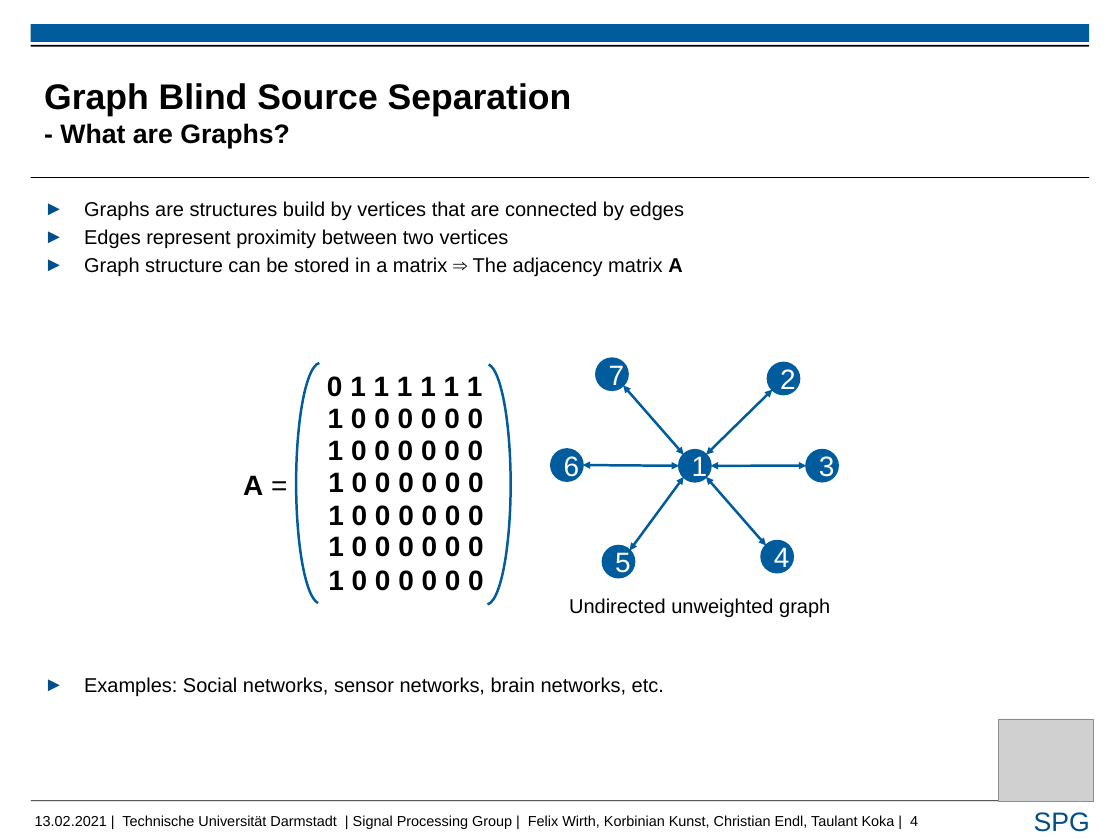
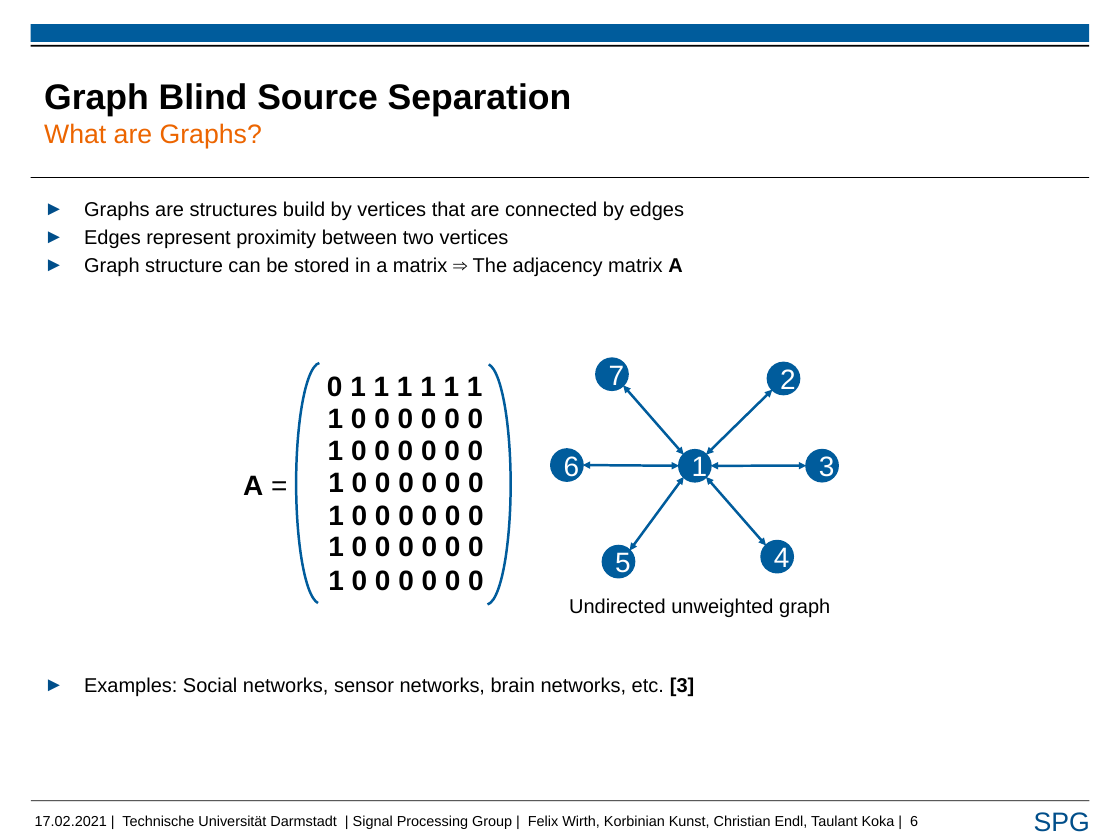
Before and after one commit to FelixUniDa/EEG-Project, a slide deck: slide 6 of Presentation/Taulant_pres_rsp.pptx (slide 4 before the commit). Drawn at 1120x840 pixels with LibreOffice and Linux fonts; fonts in the diff are those of the drawing; grey boxes stand for pictures; background and template pictures are left out. Boxes give left, top, right and bottom in pixels: in the first picture for what was removed or moved away, otherwise in the second. Text is boxed around its words. In the diff, an @@ line names an element or a change of style, - is before the commit and + after.

```diff
--- a/Presentation/Taulant_pres_rsp.pptx
+++ b/Presentation/Taulant_pres_rsp.pptx
@@ title at bbox=[44, 83, 572, 148]: text changed @@
-Graph Blind Source Separation
-- What are Graphs?
+Graph Blind Source Separation
+What are Graphs?
@@ text at bbox=[84, 677, 694, 696]: text changed @@
-► Examples: Social networks, sensor networks, brain networks, etc.
+► Examples: Social networks, sensor networks, brain networks, etc. [3]
@@ picture removed at bbox=[998, 719, 1094, 802] @@
@@ text at bbox=[35, 815, 918, 829]: text changed @@
-13.02.2021 | Technische Universität Darmstadt | Signal Processing Group | Felix Wirth, Korbinian Kunst, Christian Endl, Taulant Koka | 4
+17.02.2021 | Technische Universität Darmstadt | Signal Processing Group | Felix Wirth, Korbinian Kunst, Christian Endl, Taulant Koka | 6
```
Also in this commit, not shown: 11 other slides changed, 4 slides added.
